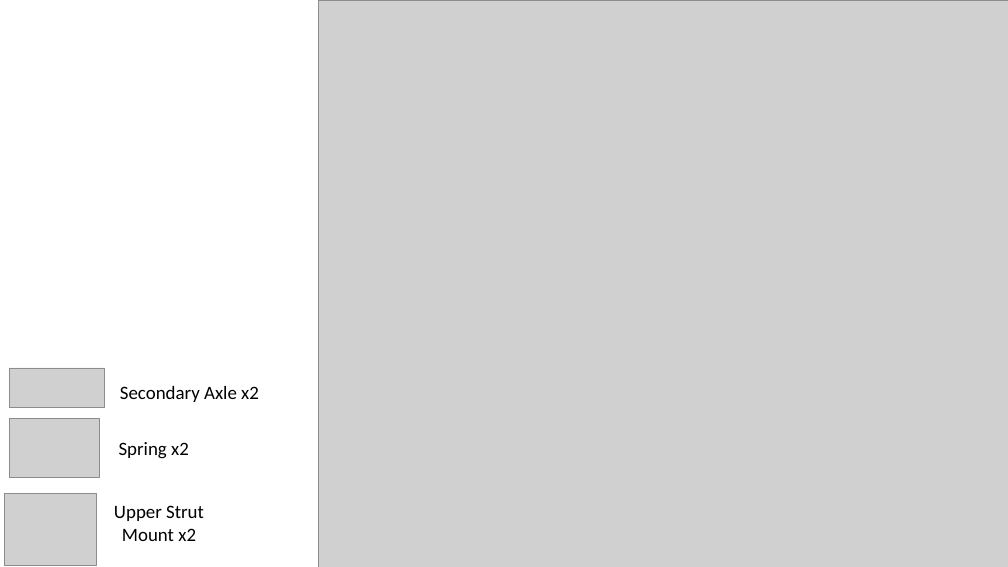
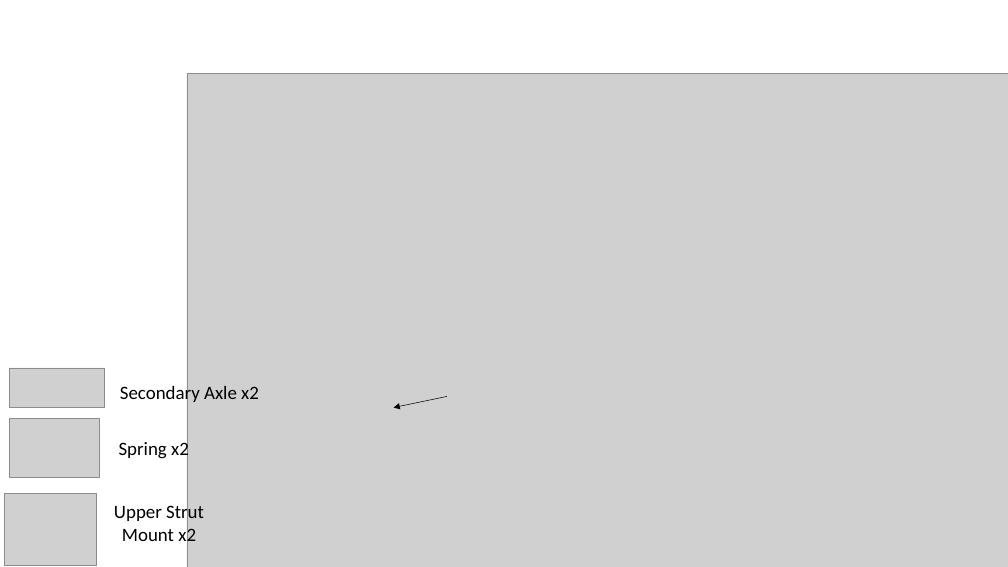
Before and after one commit to latishab/tars, a slide deck: slide 5 of TARS Instructions (WIP).pptx (slide 6 before the commit). Drawn at 1008x567 pixels with LibreOffice and Linux fonts; fonts in the diff are those of the drawing; grey boxes stand for pictures; background and template pictures are left out. Boxes give left, top, right and bottom in pixels: in the first picture for what was removed or moved away, otherwise in the second. Text is boxed around its words. In the diff, an @@ line names an element or a change of style, - is before the commit and + after.

```diff
--- a/TARS Instructions (WIP).pptx
+++ b/TARS Instructions (WIP).pptx
@@ picture: place and size @@
-picture at bbox=[318, 0, 1008, 567]
+picture at bbox=[187, 73, 1008, 567]
@@ arrow added from (447, 396) to (394, 408), #000000 0.5 pt @@
```
Also in this commit, not shown: 1 other slide changed, 5 slides added, 1 slide removed.
